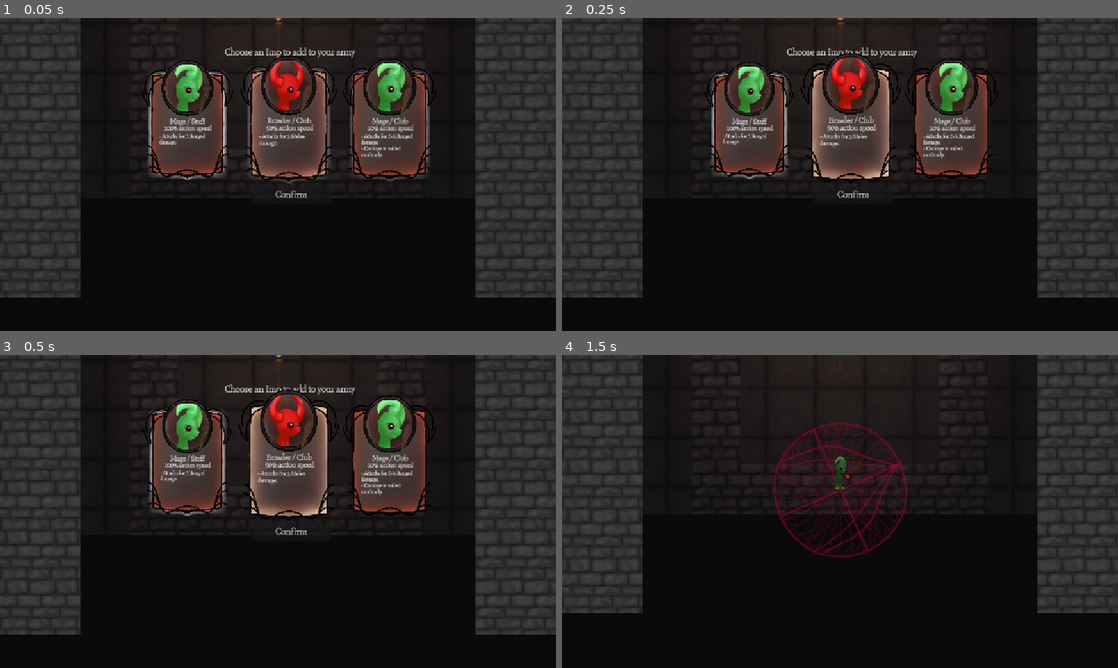
Above: before the commit, frames 1-4 (two rows, left to right).
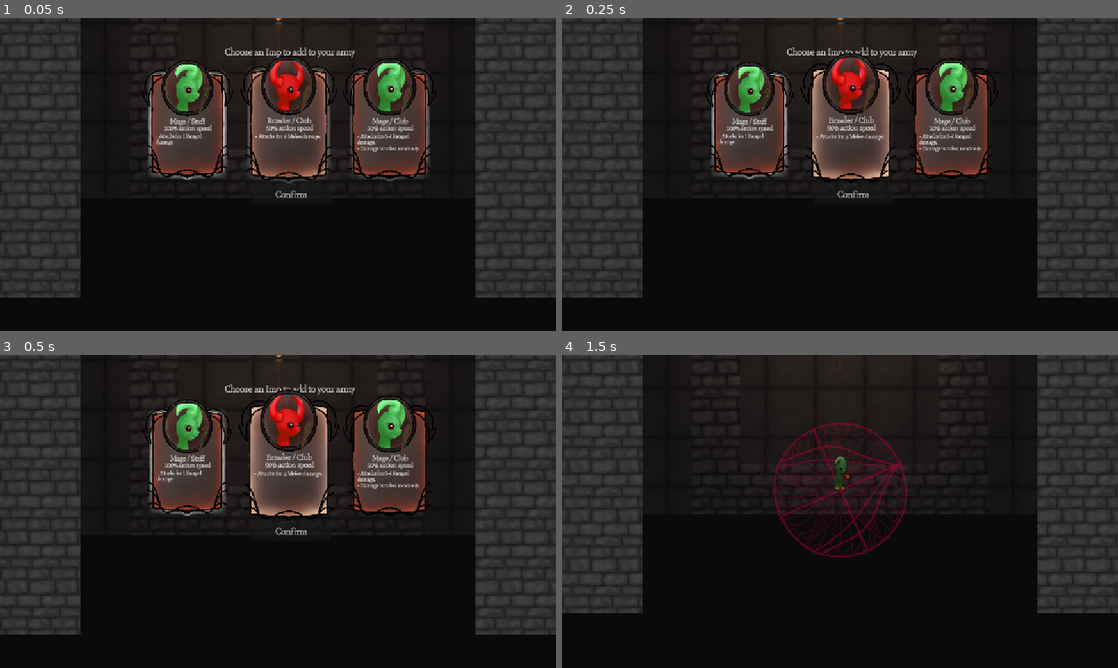
Above: after the commit, the same moments.

Repository: HoneyPony/impish-descent-future
Game: Godot game, scene res://levels/level3.tscn
Same seed, same stepped clock (60 frames per second), same inputs: the game is played once before the commit and once after it. This scene is started directly instead of the project's main scene.
Inputs:
- Up to frame 1 (0.05 s): no input
- Up to frame 2 (0.25 s): no input
- Up to frame 3 (0.5 s): no input
- Up to frame 4 (1.5 s): click "Confirm" at 0.5 s; click "Confirm" at 1.25 s

The runs differ from the first frame. In frame 1, 0.5% of the frame differs, in the area x 28-76%, y 36-45%; in frame 2, 0.5%; in frame 3, 0.5%; in frame 4, nothing differs.

Commit message:
Tooltip updates & dynamic card system

Diff:
--- a/GS.gd
+++ b/GS.gd
@@ -124,21 +124,21 @@
 }
 
 var valid_imps = [
-	[Class.Brawler, Item.Sword , "- Attacks for 2 Melee damage."],
-	[Class.Brawler, Item.Club  , "- Attacks for 3 Melee damage."],
-	[Class.Brawler, Item.Dagger, "- Attacks for 1 Melee damage."],
-	[Class.Brawler, Item.Mace  , "- Attacks for 5 Melee damage.\n- Can only attack when enemies are below half health."],
+	[Class.Brawler, Item.Sword , "- Attacks for %m Melee damage."],
+	[Class.Brawler, Item.Club  , "- Attacks for %m Melee damage."],
+	[Class.Brawler, Item.Dagger, "- Attacks for %m Melee damage."],
+	[Class.Brawler, Item.Mace  , "- Attacks for %m Melee damage.\n- Can only attack when enemies are below half health."],
 
 	[Class.Mage, Item.Staff , "- Attacks for 1 Ranged damage."],
-	[Class.Mage, Item.Dagger, "- Applies Strength buff to other imps.\n- Strength adds 1 damage to the next attack."],
+	[Class.Mage, Item.Dagger, "- Applies Strength buff to nearby imps.\n"],
 	[Class.Mage, Item.Club  , "- Attacks for 0-4 Ranged damage.\n- Damage is rolled randomly."],
 	[Class.Mage, Item.Scythe, "- Attacks for 1 Ranged damage.\n- Shoots 7 shots in random directions."],
 
-	[Class.Cleric, Item.Staff , "- Applies Shield buff to nearby imps.\n- Shield buff blocks 1 hit from enemies."],
-	[Class.Cleric, Item.Dagger, "- Attacks for 1 Melee damage.\n- On kill, increase damage by 1 (resets next level)"],
-	[Class.Cleric, Item.Scythe, "- Splits nearby imps into two imps.\n- Split imps randomize their damage."],
-
-	[Class.Summoner, Item.Staff , "- Summons random Ethereal imps.\n- Ethereal imps disappear after 4 seconds."],
+	[Class.Cleric, Item.Staff , "- Applies Shield buff to nearby imps."],
+	[Class.Cleric, Item.Dagger, "- Attacks for %m Melee damage.\n- On kill, increase damage by 1 (resets next level)"],
+	[Class.Cleric, Item.Scythe, "- Splits nearby imps into two imps.\n"],
+
+	[Class.Summoner, Item.Staff , "- Summons random Ethereal imps.\n"],
 	[Class.Summoner, Item.Scythe, "- Resurrects dead imps."],
 ]
 
@@ -354,8 +354,7 @@
 All Mages now Melee attack for 3 damage.",
 
 "Amulet of Protection
-All imps spawn with 1 Shield.
-(Shields protect against one hit).",
+All imps spawn with 1 Shield.",
 
 "Thorny Bush
 Your Shields no longer protect. Instead, they grant +2 damage
@@ -482,6 +481,30 @@
 		7: relic_kill_equals_eth_resurrecter = true
 		8: relic_tripledmg_killself = true
 
+# Sets the flag but does not add it to the owned_relics array.
+func tmp_accept_relic(id: int):
+	match id:
+		0: relic_always_split = true
+		1: relic_3_enemies_spawn_brawler = true
+		2: relic_mages_melee = true
+		3: relic_spawn_shield = true
+		4: relic_shields_are_damage = true
+		5: relic_daggers_150_speed = true
+		6: relic_attacks_1dmg_no_resurrect = true
+		7: relic_kill_equals_eth_resurrecter = true
+		8: relic_tripledmg_killself = true
+func tmp_reject_relic(id: int):
+	match id:
+		0: relic_always_split = false
+		1: relic_3_enemies_spawn_brawler = false
+		2: relic_mages_melee = false
+		3: relic_spawn_shield = false
+		4: relic_shields_are_damage = false
+		5: relic_daggers_150_speed = false
+		6: relic_attacks_1dmg_no_resurrect = false
+		7: relic_kill_equals_eth_resurrecter = false
+		8: relic_tripledmg_killself = false
+
 func _ready():
 		# Go in fullscreen for nicer experience..?
 	if OS.get_name() != "Web":
--- a/players/player.gd
+++ b/players/player.gd
@@ -171,6 +171,56 @@
 		modified = true
 
 	return Vector2(speed, 1.0 if modified else 0.0)
+
+# TODO: Deduplicate this for safety
+# Tuple:
+# .x = the damage
+# .y = whether it was modified
+static func compute_melee_base_damage(klass: GS.Class, item: GS.Item) -> Vector2i:
+	var base_damage: int = 0
+	var modified: bool = false
+
+	match klass:
+		GS.Class.Brawler:
+			match item:
+				GS.Item.Sword:
+					base_damage = 2
+				GS.Item.Dagger:
+					base_damage = 1
+				GS.Item.Club:
+					base_damage = 3
+				GS.Item.Mace:
+					base_damage = 5
+		GS.Class.Mage:
+			# Relic can turn mages into melee fighters
+			if GS.relic_mages_melee:
+				base_damage = 3
+				# For now, this modified is actually false, because it isn't
+				# damage modified by a relic. (?) That is, this is the actual
+				# base damage.
+				#modified = true
+		GS.Class.Cleric:
+			match item:
+				GS.Item.Dagger:
+					base_damage = 1
+
+	return Vector2i(base_damage, int(modified))
+# Tuple:
+# .x = the damage
+# .y = whether it was modified
+static func compute_melee_relic_damage(klass: GS.Class, item: GS.Item) -> Vector2i:
+	var input: Vector2i = compute_melee_base_damage(klass, item)
+	var damage: int = input.x
+	var modified: bool = bool(input.y)
+
+	if GS.relic_attacks_1dmg_no_resurrect:
+		damage += 1
+		modified = true
+	if GS.relic_tripledmg_killself:
+		damage *= 3
+		modified = true
+
+	return Vector2i(damage, int(modified))
 
 # Computes intrinsic class-based properties before we get to the effects of
 # relics.
--- a/project.godot
+++ b/project.godot
@@ -21,6 +21,7 @@
 GS="*res://GS.gd"
 SceneTransition="*res://scene_transition.tscn"
 Sounds="*res://sounds.tscn"
+SignalBus="*res://signal_bus.gd"
 
 [display]
 
--- /dev/null
+++ b/signal_bus.gd
@@ -0,0 +1,4 @@
+extends Node
+class_name TheSignalBus
+
+signal relic_selection_changed()
--- a/ui/cards/card.gd
+++ b/ui/cards/card.gd
@@ -24,6 +24,7 @@
 var kind: RewardKind = RewardKind.IMP
 
 const BBCODE_MODIFIED := "[color=#a0ffc0]"
+const BBCODE_DESC_CHANGE := "[color=#d0d0ff]"
 
 @onready var hover_tex := %HoverTex
 @onready var select_tex := %SelectTex
@@ -54,13 +55,26 @@
 
 	%ActionSpeed.queue_free()
 
-func setup_as_imp(data, id: int) -> void:
+func setup_as_imp(id: int) -> void:
 	self.kind = RewardKind.IMP
 	self.id = id
 
+	var data = GS.valid_imps[id]
+
 	var klass       = data[0]
 	var item        = data[1]
-	var description = data[2]
+	var description: String = data[2]
+
+	var desc_modified = false
+
+	if klass == GS.Class.Mage:
+		if GS.relic_mages_melee:
+			description = "- Attacks for %m Melee damage."
+			desc_modified = true
+	if klass == GS.Class.Summoner and item == GS.Item.Scythe:
+		if GS.relic_attacks_1dmg_no_resurrect or GS.relic_always_split:
+			description = "- Attempts to resurrect imps, but a relic blocks this power."
+			desc_modified = true
 
 	var tex_path: String = GS.get_body_tex_path(klass)
 
@@ -70,7 +84,8 @@
 
 	%ImpItem.texture = GS.get_item_tex(item)
 
-	%Relic.queue_free()
+	if %Relic:
+		%Relic.queue_free()
 
 	var speed := Player.compute_action_speed(klass, item)
 	var speed_percent = int(speed.x * 100) # speed.x is the actual speed
@@ -79,8 +94,29 @@
 	else:
 		%ActionSpeed.text = str(speed_percent, "% action speed")
 
+	if "%m" in description:
+		var melee_damage_tuple := Player.compute_melee_relic_damage(klass, item)
+		var damage: int = melee_damage_tuple.x
+		var modified: bool = bool(melee_damage_tuple.y)
+		var str = str(damage)
+		if modified:
+			str = str(BBCODE_MODIFIED, str, "[/color]")
+		# Replace melee damage in the description
+		description = description.replace("%m", str)
+
+		# For now, %m is a proxy for melee attack. This is maybe bad. Anyway,
+		# If this is a thing, add a line about holy scepter.
+		if GS.relic_tripledmg_killself:
+			description += str(BBCODE_DESC_CHANGE, "\n- Dies on attack.\n[/color]")
+
 	%Title.text = str(GS.get_class_name(klass), " / ", GS.get_item_name(item))
 	%Description.text = description
+
+	if desc_modified:
+		%Description.text = str(BBCODE_DESC_CHANGE, description, "[/color]")
+
+func update_as_imp() -> void:
+	setup_as_imp(id)
 
 func _physics_process(delta: float) -> void:
 	var is_hovered = card_rect.get_global_rect().has_point(get_global_mouse_position())
--- a/ui/cards/card.tscn
+++ b/ui/cards/card.tscn
@@ -91,14 +91,16 @@
 [node name="Description" type="RichTextLabel" parent="Card"]
 unique_name_in_owner = true
 layout_mode = 0
-offset_left = 55.0
+offset_left = 46.0
 offset_top = 181.0
-offset_right = 207.0
-offset_bottom = 269.0
+offset_right = 216.0
+offset_bottom = 283.0
 mouse_filter = 2
 theme_override_font_sizes/normal_font_size = 13
-text = "- Attacks for 5 Melee damage.
-- Can only attack when enemies are below half health."
+bbcode_enabled = true
+text = "[color=#d0d0ff]- Attacks for [color=#a0ffc0]17[/color] Melee damage.[/color]
+- Can only attack when enemies are below half health.
+- Dies on attack."
 
 [node name="PortraitBg" type="Sprite2D" parent="Card"]
 clip_children = 2
--- a/ui/reward_ui.gd
+++ b/ui/reward_ui.gd
@@ -39,15 +39,32 @@
 	for card in second_imp:
 		card.selected = false
 
+func update_imps_to_reflect_relics() -> void:
+	SignalBus.relic_selection_changed.emit()
+	for card in cards:
+		card.update_as_imp()
+	if choose_second_imp:
+		for card in second_imp:
+			card.update_as_imp()
+
 func unselect_relics() -> void:
 	for relic in relics:
+		if relic.selected:
+			GS.tmp_reject_relic(relic.id)
 		relic.selected = false
 	%NoRelic.button_pressed = true
+
+	# TODO: Maybe avoid the redundant update when we just switch to a
+	# different relic (not unselect)?
+	update_imps_to_reflect_relics()
 
 func select_relic(card: UpgradeCard) -> void:
 	unselect_relics()
 	current_relic = card
+	GS.tmp_accept_relic(card.id)
 	%NoRelic.button_pressed = false
+
+	update_imps_to_reflect_relics()
 
 func sample_imp(require_combat: bool) -> int:
 	if require_combat:
@@ -78,14 +95,14 @@
 	var imps = choose_three_imps(require_combat)
 
 	for i in range(0, 3):
-		cards[i].setup_as_imp(GS.valid_imps[imps[i]], imps[i])
+		cards[i].setup_as_imp(imps[i])
 
 	cards[0].select_self()
 
 	if choose_second_imp:
 		var second_set = choose_three_imps(require_combat)
 		for i in range(0, 3):
-			second_imp[i].setup_as_imp(GS.valid_imps[second_set[i]], second_set[i])
+			second_imp[i].setup_as_imp(second_set[i])
 
 	if relic:
 		var first = GS.avail_relics.pick_random()
--- a/ui/tooltips/tooltip_stack.gd
+++ b/ui/tooltips/tooltip_stack.gd
@@ -8,6 +8,11 @@
 
 func _ready() -> void:
 	instance = self
+	SignalBus.relic_selection_changed.connect(func():
+		# When the relic selection changes, hide ourselves, so that we can
+		# be re-created, because the text of some buffs might have changed.
+		hide_for(current_owner)
+	)
 
 static func update_label(label, global_pos: Vector2, do_show: bool) -> void:
 	if not instance:
@@ -52,8 +57,15 @@
 func render_keyword(keyword: String) -> void:
 	match keyword:
 		"Ethereal": add_tooltip("Ethereal", "An Ethereal imp is temporary. They will automatically die after 4 seconds, and cannot be resurrected.")
-		"Shield": add_tooltip("Shield", "A Buff that prevents the next damage that would kill the imp.")
+		"Shield":
+			if GS.relic_shields_are_damage:
+				add_tooltip("Shield", "A Buff that provides +2 damage to the next attack the imp makes.")
+			else:
+				add_tooltip("Shield", "A Buff that prevents the next damage that would kill the imp.")
 		"Buff": add_tooltip("Buff", "A helpful effect that can be temporarily applied to an imp. Each imp can hold up to 3 Buffs.")
+		"Strength": add_tooltip("Strength", "A Buff that provides +1 damage to the next attack the imp makes.")
+		"Split": add_tooltip("Split", "A Split imp behaves normally, except any damage they do is randomized.")
+
 
 func render_keyword_tooltips_in_string(key_string: String, avail: Dictionary[String, bool]) -> void:
 	for key in avail.keys():
@@ -66,6 +78,8 @@
 		"Ethereal": true,
 		"Shield": true,
 		"Buff": true,
+		"Strength": true,
+		"Split": true
 	}
 
 	render_keyword_tooltips_in_string(key_string, avail)
Not shown, added: signal_bus.gd.uid
